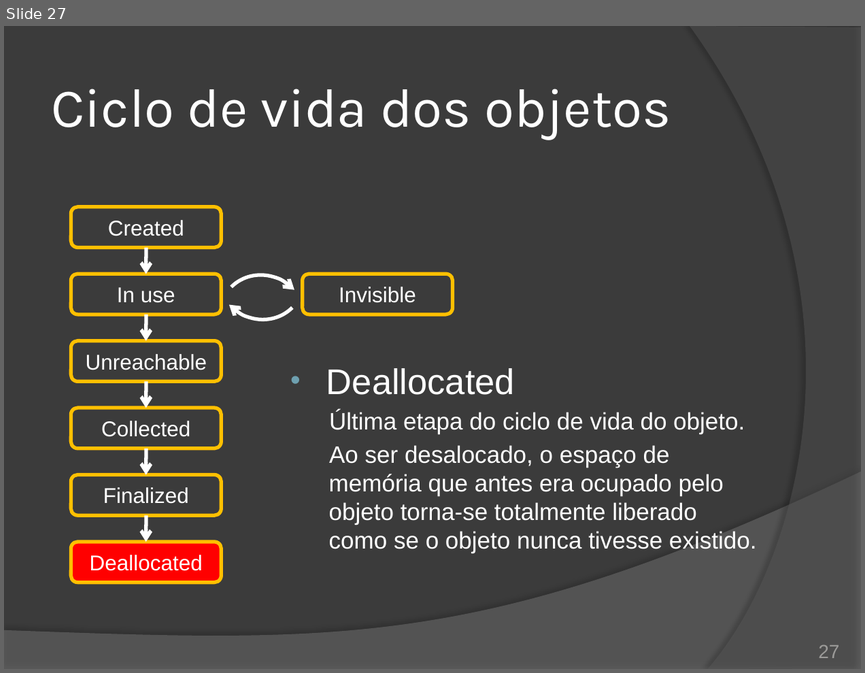
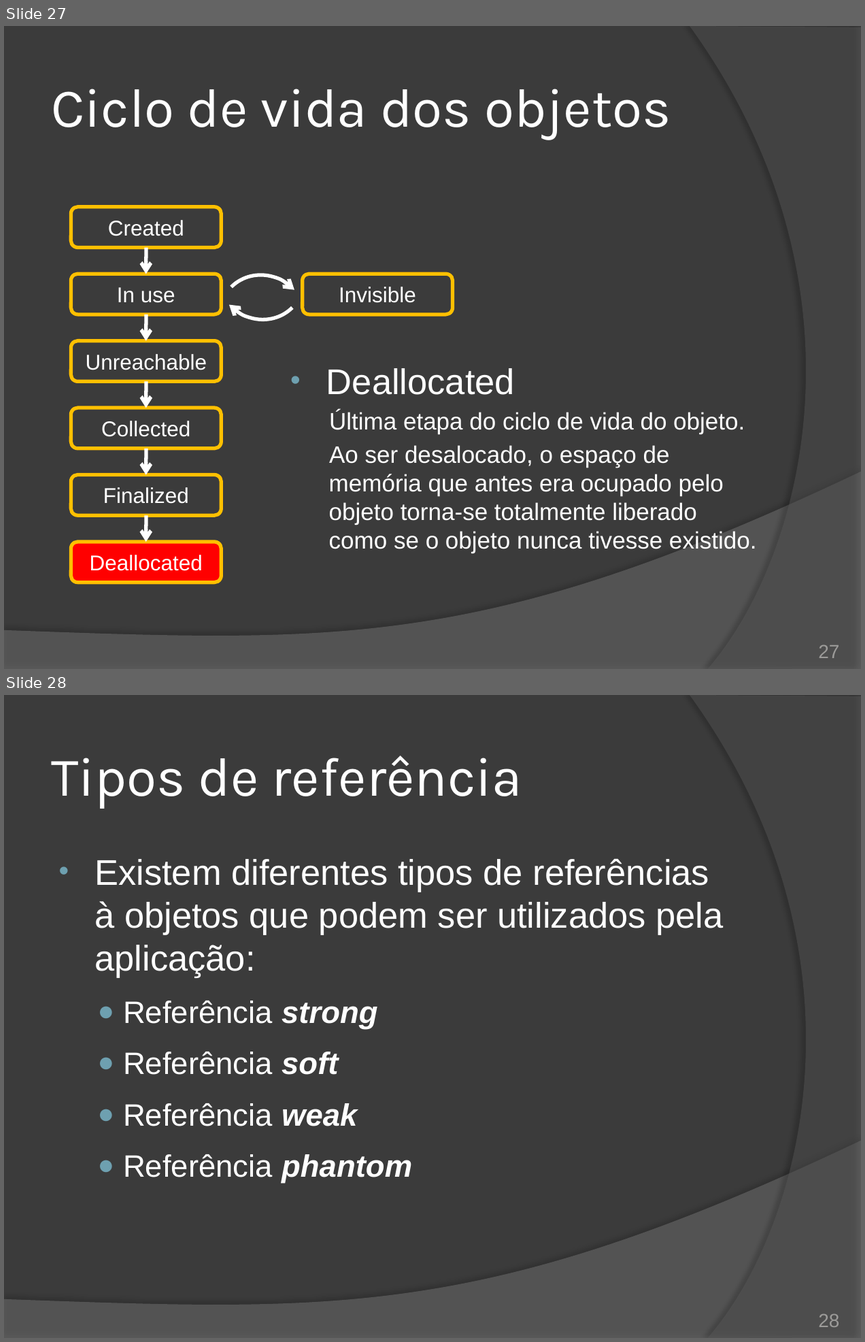
Before and after one commit to duchesqui/slzvieira-training, a slide deck: 2-Java-Programmer-Modulo-II/11.Capitulo05.pptx. Shown one above the other, each under a label of ours: slide 27 before the commit, slides 27 and 28 after it. The pictures are 865x673 and 865x1342 pixels, drawn with LibreOffice and Linux fonts; fonts in the diff are those of the drawing. Boxes give left, top, right and bottom in pixels: in the first picture for what was removed or moved away, otherwise in the second. Text is boxed around its words. In the diff, an @@ line names an element or a change of style, - is before the commit and + after.

Commit message:
Rascunho sobre tipos de referências pelo JVM.

```diff
--- a/2-Java-Programmer-Modulo-II/11.Capitulo05.pptx
+++ b/2-Java-Programmer-Modulo-II/11.Capitulo05.pptx
@@ slide 28 added at (4, 695, 861, 1338), background #3B3B3B; not listed: 2 template elements that a slide beside it also shows @@
@@ title added at (51, 756, 522, 809), 46 pt, text #FFFFFF @@
+Tipos de referência
@@ text added at (94, 858, 723, 1183), 30 pt, text #FFFFFF @@
+• Existem diferentes tipos de referências à objetos que podem ser utilizados pela aplicação:
+  ● Referência strong
+  ● Referência soft
+  ● Referência weak
+  ● Referência phantom
@@ page number added at (818, 1314, 839, 1327), 16 pt, text #9D9B9A @@
+28
```
Also in this commit, not shown: 2 slides changed, 1 other slide added.
